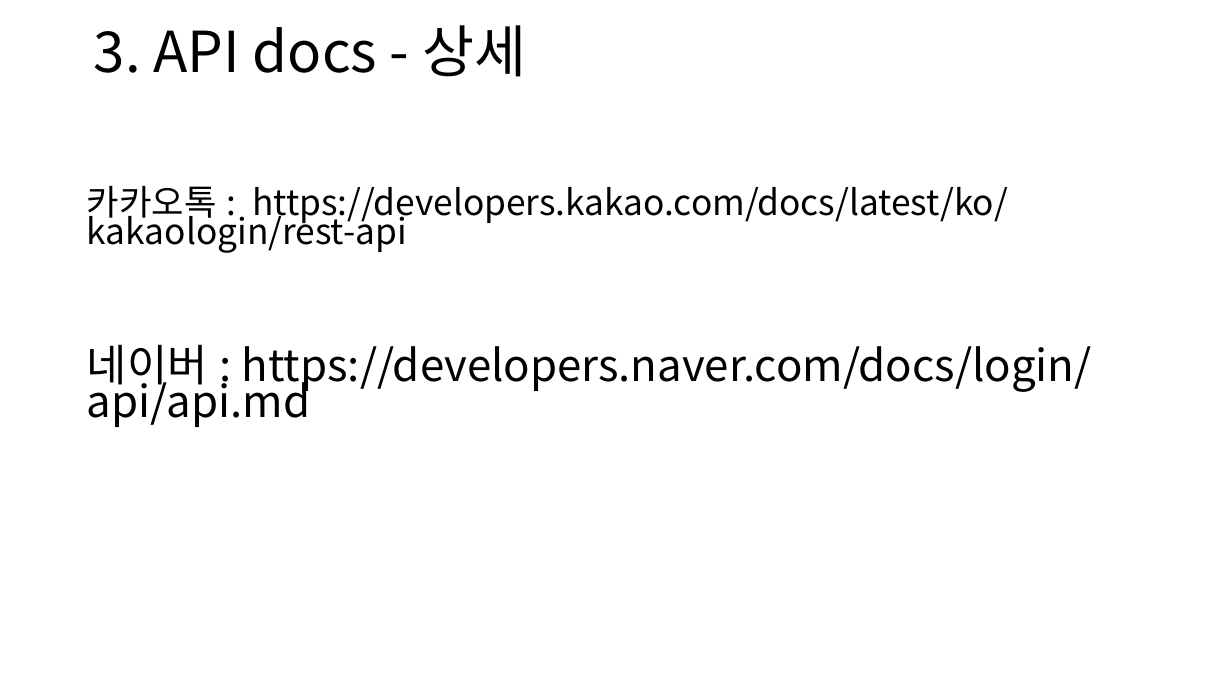
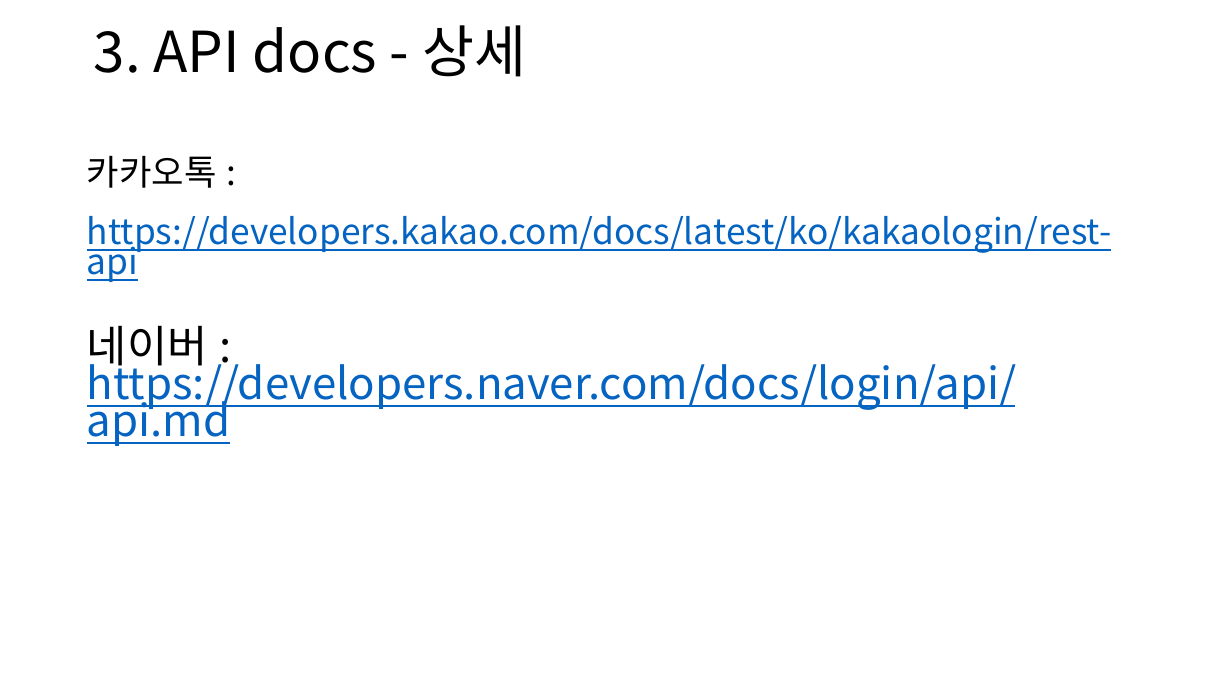
Before and after one commit to JHS3427/SocialLoginPresentation, a slide deck: slide 9 of 소셜 로그인 발표.pptx. Drawn at 1232x693 pixels with LibreOffice and Linux fonts; fonts in the diff are those of the drawing. Boxes give left, top, right and bottom in pixels: in the first picture for what was removed or moved away, otherwise in the second. Text is boxed around its words. In the diff, an @@ line names an element or a change of style, - is before the commit and + after.

```diff
--- a/소셜 로그인 발표.pptx
+++ b/소셜 로그인 발표.pptx
@@ text at box(87, 155, 1111, 282): text changed; text colour #000000 to #0563C1 @@
-카카오톡 : https://developers.kakao.com/docs/latest/ko/kakaologin/rest-api
+카카오톡 :
+https://developers.kakao.com/docs/latest/ko/kakaologin/rest-api
@@ text at box(87, 325, 1017, 446): text changed; text colour #000000 to #0563C1 @@
-네이버 : https://developers.naver.com/docs/login/api/api.md
+네이버 :
+https://developers.naver.com/docs/login/api/api.md
```
Also in this commit, not shown: 4 other slides changed, 1 slide added, 2 other files.
